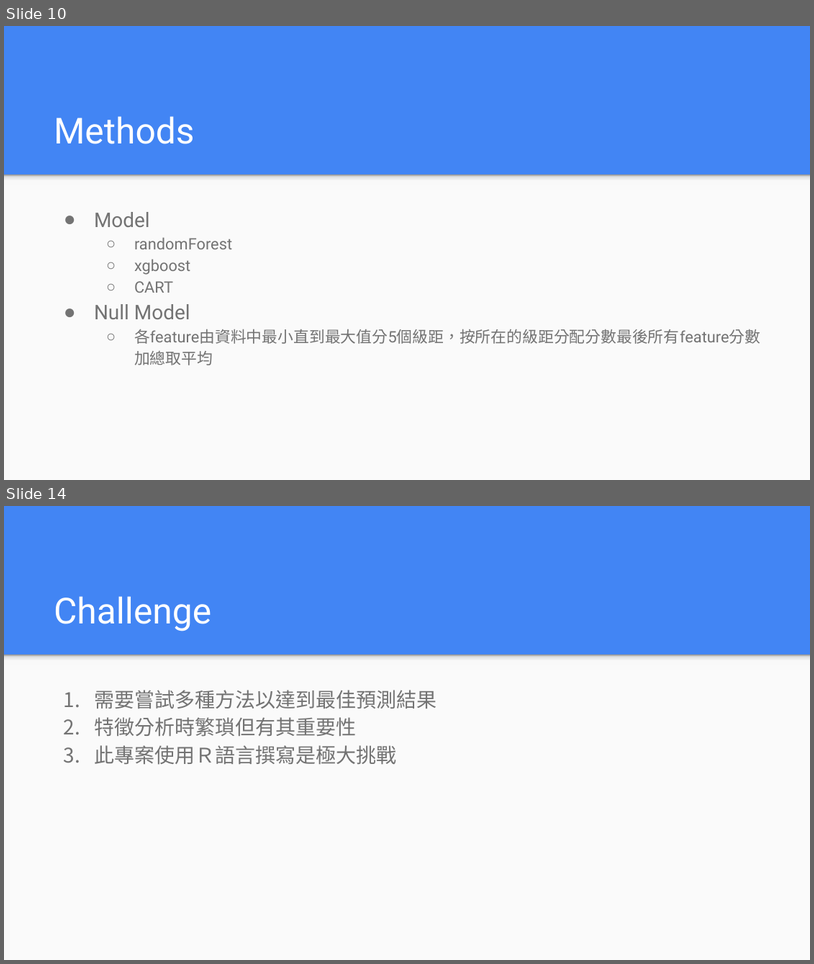
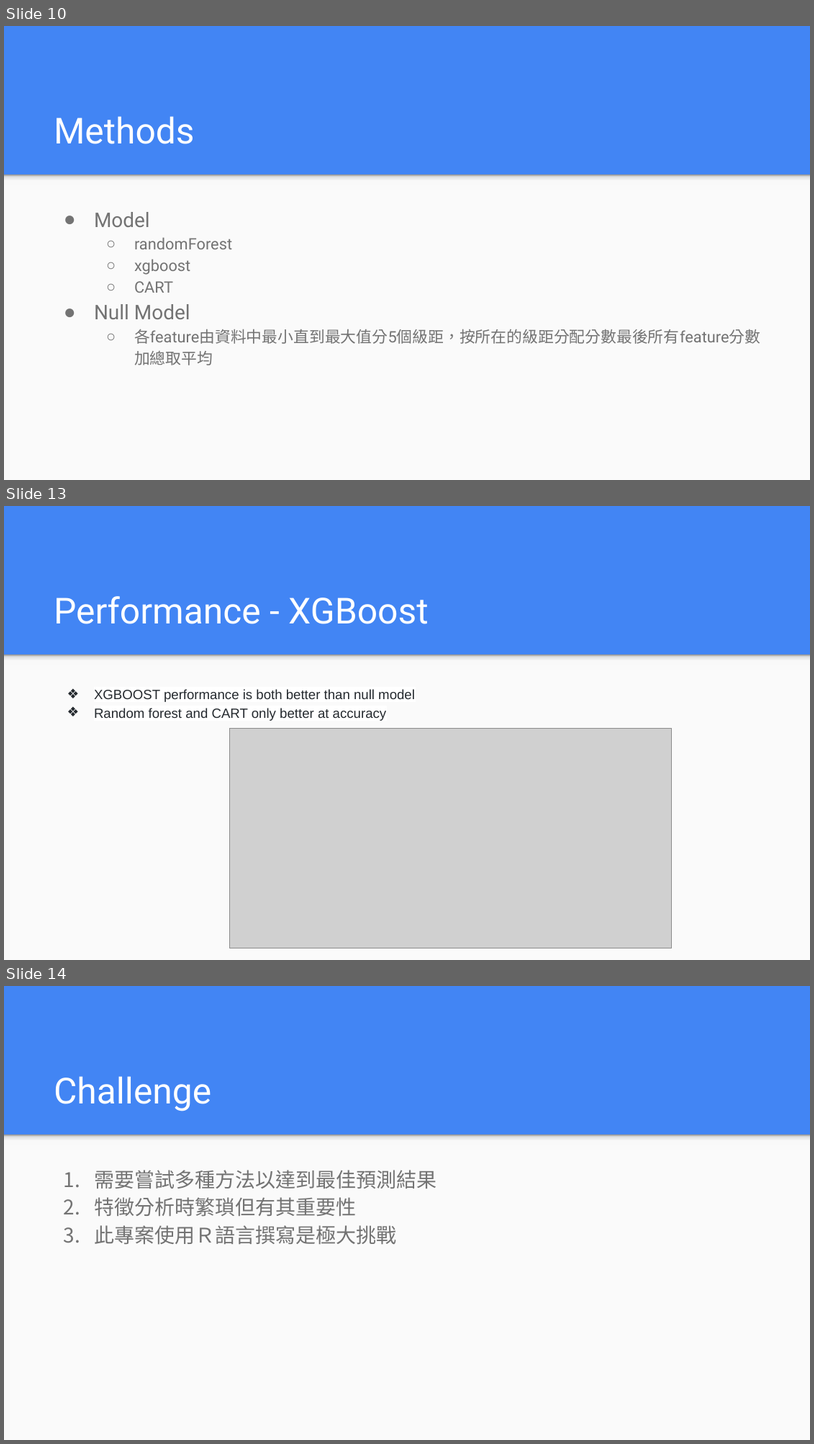
Before and after one commit to 1091-datascience/finalproject-group4, a slide deck: docs/1091_datascience_FP_group4.pptx. Shown one above the other, each under a label of ours: slides 10 and 14 before the commit, slides 10, 13 and 14 after it; the slides between them are not shown. The pictures are 814x964 and 814x1444 pixels, drawn with LibreOffice and Linux fonts; fonts in the diff are those of the drawing; grey boxes stand for pictures. Boxes give left, top, right and bottom in pixels: in the first picture for what was removed or moved away, otherwise in the second. Text is boxed around its words. In the diff, an @@ line names an element or a change of style, - is before the commit and + after.

```diff
--- a/docs/1091_datascience_FP_group4.pptx
+++ b/docs/1091_datascience_FP_group4.pptx
@@ slide 13 added at <box>4,506,810,960</box>, background #4285F4; not listed: 2 template elements that a slide beside it also shows @@
@@ title added at <box>54,596,428,624</box>, 32 pt, text #FFFFFF @@
+Performance - XGBoost
@@ text added at <box>94,689,415,721</box>, 12 pt, text #24292E @@
+❖ XGBOOST performance is both better than null model
+❖ Random forest and CART only better at accuracy
@@ picture added at <box>230,728,672,948</box> @@
```
Also in this commit, not shown: 6 slides changed, 1 other slide added, 2 slides removed.
